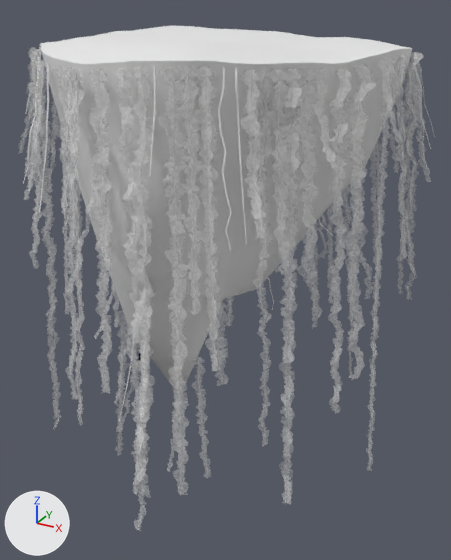
Before and after pictures for a commit that changed the FBX model SkyLinks/Art/Exports/Islands/SM_H12_Floater02.fbx.
The view is the same before and after, from a 50 mm lens placed at (21.3, -38.5, 1.9), pointed at (-0.2, 0.7, -17.7). Every picture has the same lights, and +X, +Y and +Z are marked at lower left. The picture after the commit comes second.

Names of what the first picture shows: 'SM_H12_Floater02', 'SM_H12_Floater02_Ivy'.
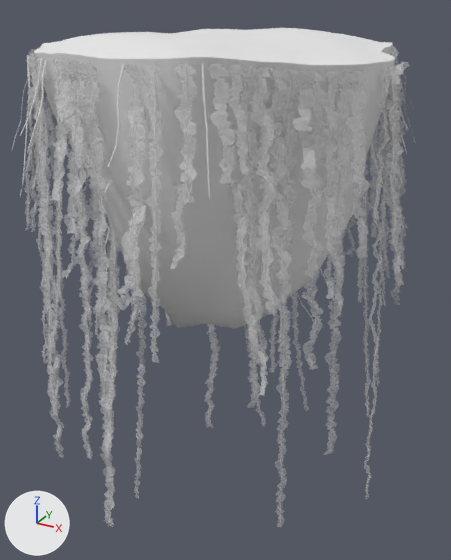
Where the change shows, as pixel boxes (x1, y1, x2, y2) in the pictures (451 x 560 px; the box of a moved part takes in the faces that stretch with it):
'SM_H12_Floater02', reshaped (18% shorter): before (40, 26, 412, 395); after (34, 28, 395, 329)
'SM_H12_Floater02_Ivy', reshaped: before (23, 47, 431, 421); after (20, 55, 407, 394)
part 2 of me_sm_h12_floater02_ivy, moved or reshaped: before (26, 47, 41, 113); after (20, 58, 43, 136)
part 3 of me_sm_h12_floater02_ivy, deleted: before (23, 52, 431, 421)
part 4 of me_sm_h12_floater02_ivy, built on: after (20, 55, 407, 394)

What the commit changed:
me_sm_h12_floater02 is used by ob_sm_h12_floater02; location (0.0, 0.0, 0.0).
me_sm_h12_floater02 had 1826 vertices, 2868 faces and spanned x -11.2..12.0, y -12.9..13.4, z -25.6..0.5.
me_sm_h12_floater02 now has 1796 vertices, 2830 faces and spans x -11.7..11.8, y -12.6..13.2, z -21.7..0.5.
me_sm_h12_floater02 part 1: 10 vertices moved within x -11.1..8.7, y -11.4..3.0, z -2.6..-0.4; 1813 vertices removed from x -11.2..12.0, y -12.9..13.4, z -25.6..0.5; 1783 vertices added at x -11.7..11.8, y -12.6..13.2, z -21.7..0.5.
me_sm_h12_floater02_ivy is used by ob_sm_h12_floater02_ivy; location (0.0, 0.0, 0.0).
me_sm_h12_floater02_ivy had 6270 vertices, 3161 faces and spanned x -13.5..14.4, y -15.2..15.9, z -37.2..-0.5.
me_sm_h12_floater02_ivy now has 6416 vertices, 3211 faces and spans x -14.1..14.3, y -15.0..15.6, z -38.1..-0.6.
me_sm_h12_floater02_ivy part 2: the loose piece of 20 vertices spanning x -11.1..-9.6, y -7.4..-6.7, z -4.8..-0.5 is scaled about its middle by (0.61, 2.2, 0.954), then moved by (4.9, -5.1, -0.1).
me_sm_h12_floater02_ivy part 3: 151 loose pieces with 3820 vertices, spanning x -13.5..14.4, y -15.2..15.4, z -37.2..-0.6, are deleted.
me_sm_h12_floater02_ivy part 4: 1479 vertices removed from x -13.5..7.9, y -15.2..15.9, z -31.2..-0.6; 5403 vertices added at x -14.1..14.3, y -15.0..15.6, z -38.1..-0.6.
Other edits to the shape of me_sm_h12_floater02_ivy do not show in these pictures.
